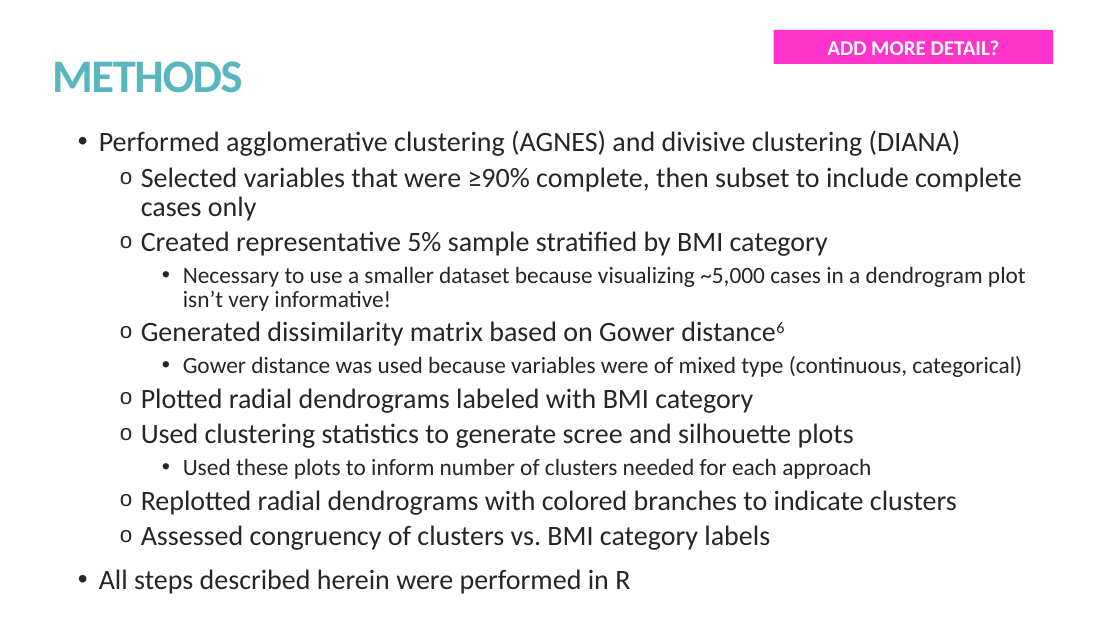
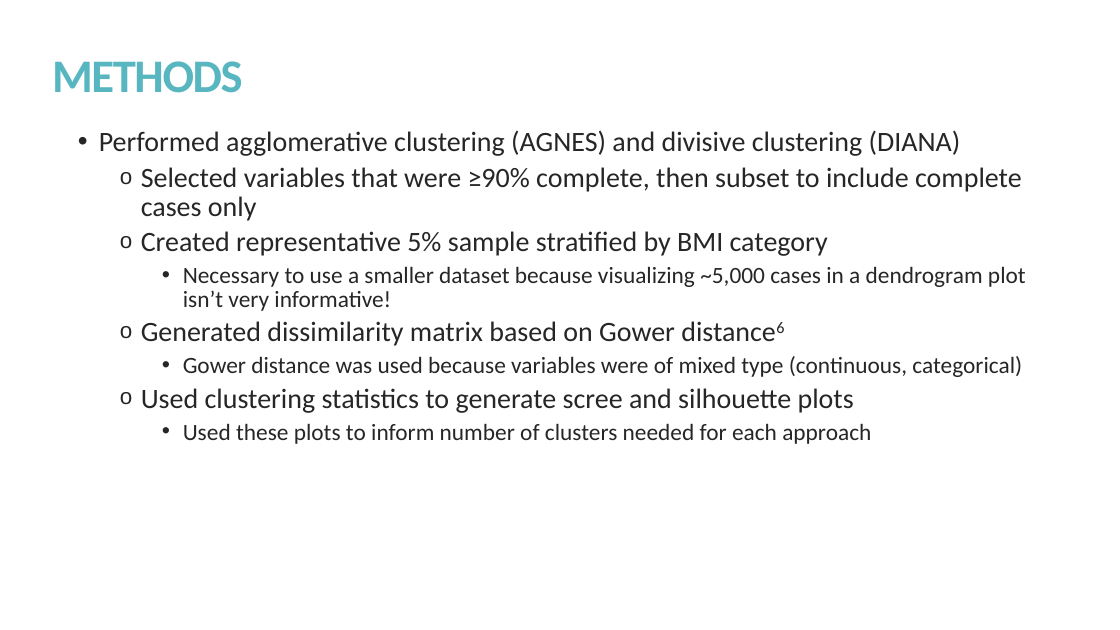
Before and after one commit to kmprioliPROF/CSC_8515_Final_Project, a slide deck: slide 6 of presentation/Prioli_presentation.pptx. Drawn at 1120x630 pixels with LibreOffice and Linux fonts; fonts in the diff are those of the drawing. Boxes give left, top, right and bottom in pixels: in the first picture for what was removed or moved away, otherwise in the second. Text is boxed around its words. In the diff, an @@ line names an element or a change of style, - is before the commit and + after.

```diff
--- a/presentation/Prioli_presentation.pptx
+++ b/presentation/Prioli_presentation.pptx
@@ rectangle removed at [774, 30, 1054, 64] @@
-ADD MORE DETAIL?
@@ text at [141, 388, 753, 413]: paragraph removed @@
-  o Plotted radial dendrograms labeled with BMI category
@@ text at [99, 490, 957, 594]: paragraphs removed @@
-  o Replotted radial dendrograms with colored branches to indicate clusters
-  o Assessed congruency of clusters vs. BMI category labels
-• All steps described herein were performed in R
```
Also in this commit, not shown: 8 other slides changed, 6 slides added, 4 slides removed, 1 other file.
